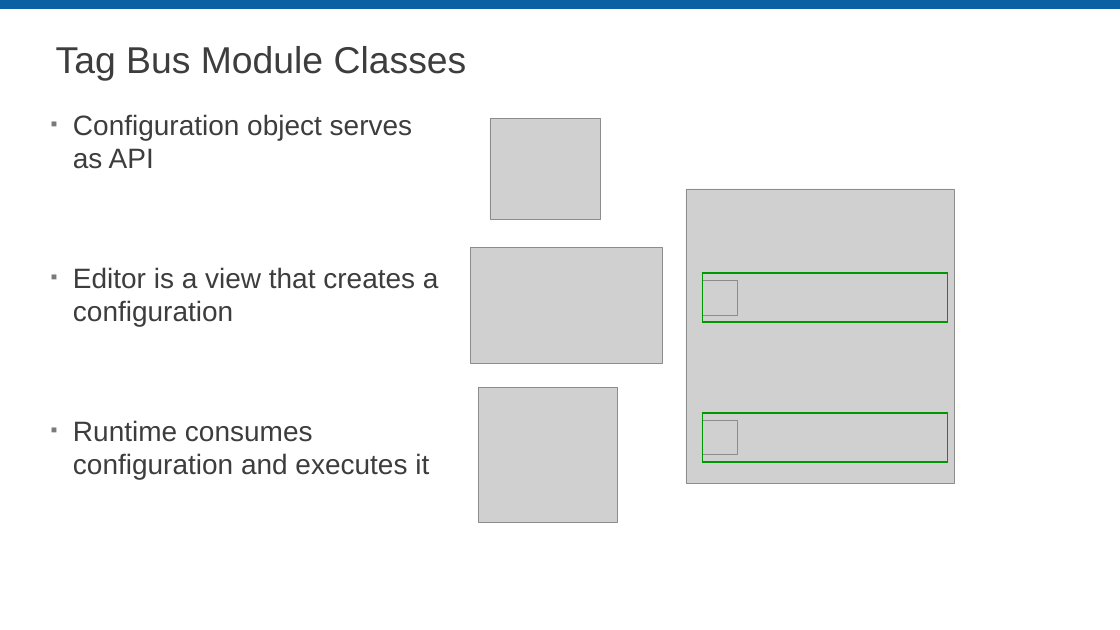
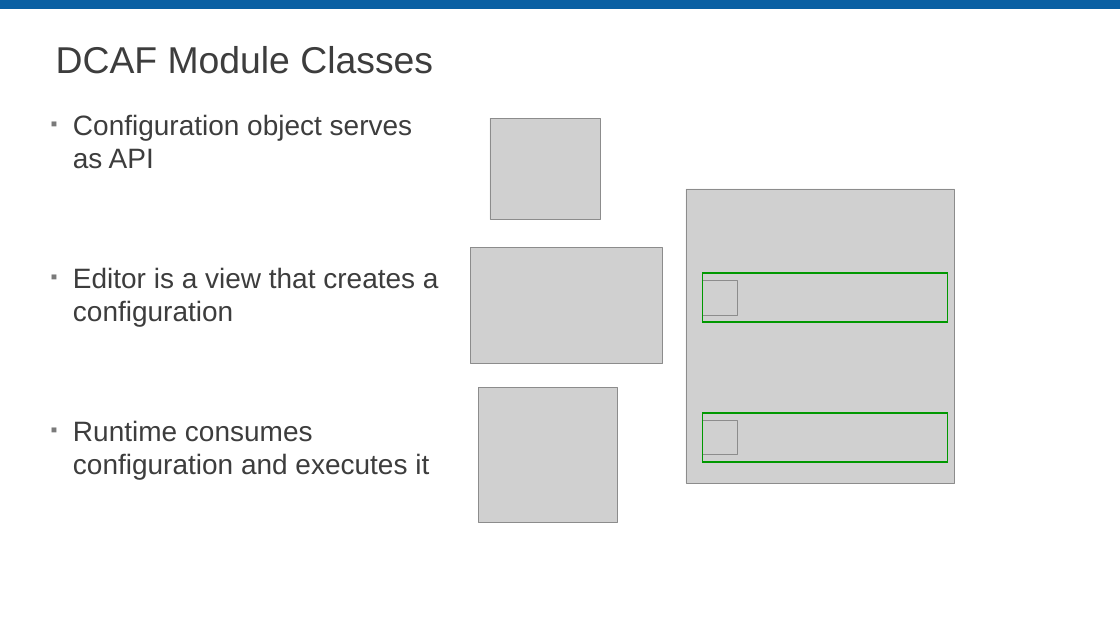
Before and after one commit to LabVIEW-DCAF/Documentation, a slide deck: slide 14 of Trunk/Presentations/A_Introduction to DCAF.pptx (slide 8 before the commit). Drawn at 1120x630 pixels with LibreOffice and Linux fonts; fonts in the diff are those of the drawing; grey boxes stand for pictures; background and template pictures are left out. Boxes give left, top, right and bottom in pixels: in the first picture for what was removed or moved away, otherwise in the second. Text is boxed around its words. In the diff, an @@ line names an element or a change of style, - is before the commit and + after.

```diff
--- a/Trunk/Presentations/A_Introduction to DCAF.pptx
+++ b/Trunk/Presentations/A_Introduction to DCAF.pptx
@@ title at [56, 46, 433, 74]: text changed @@
-Tag Bus Module Classes
+DCAF Module Classes
```
Also in this commit, not shown: 8 other slides changed, 1 slide added, 2 slides removed, 1 other file.
